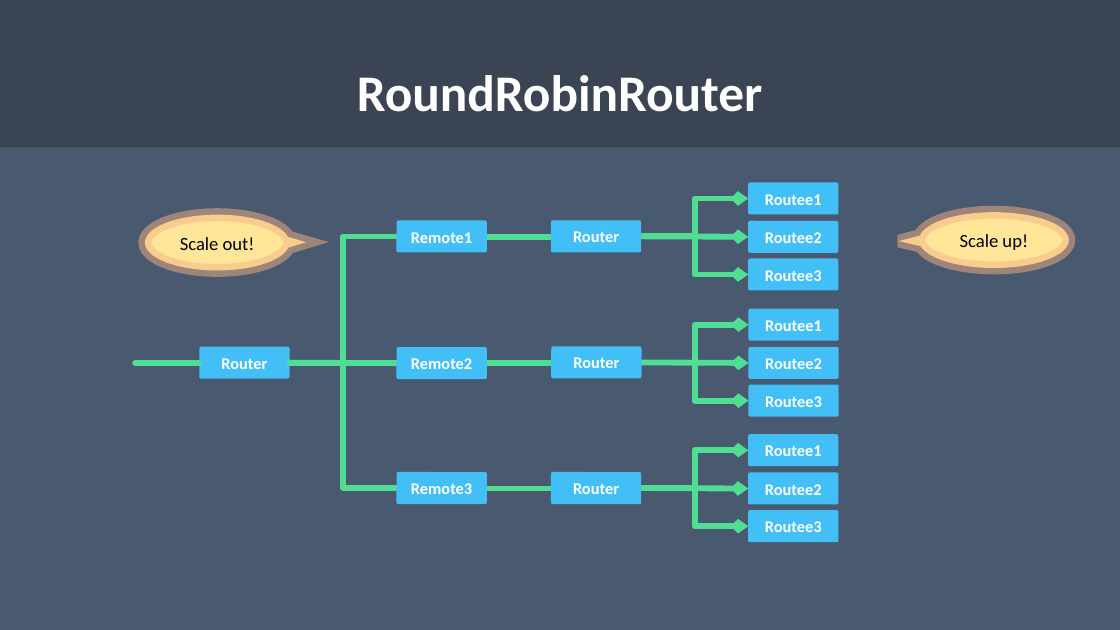
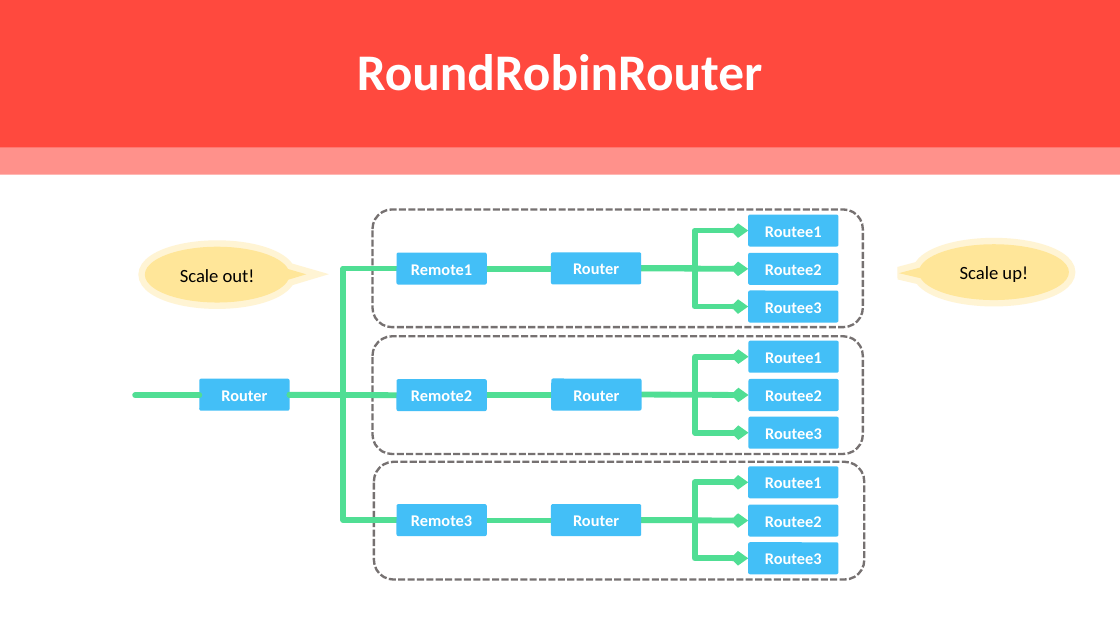
Before and after one commit to rogeralsing/Presentations, a slide deck: slide 28 of ProtoActor/TV4/protoactor.pptx. Drawn at 1120x630 pixels with LibreOffice and Linux fonts; fonts in the diff are those of the drawing. Boxes give left, top, right and bottom in pixels: in the first picture for what was removed or moved away, otherwise in the second. Text is boxed around its words. In the diff, an @@ line names an element or a change of style, - is before the commit and + after.

```diff
--- a/ProtoActor/TV4/protoactor.pptx
+++ b/ProtoActor/TV4/protoactor.pptx
@@ background #485970 to #FFFFFF @@
@@ rounded rectangle at (x1=0, y1=0, x2=1120, y2=147): fill #262626 at 40% opacity to #FF493E @@
@@ title "RoundRobinRouter" moved from (x1=357, y1=75, x2=763, y2=112) to (x1=357, y1=54, x2=763, y2=91) @@
@@ rectangle added at (x1=0, y1=147, x2=1120, y2=175), fill #FF493E at 60% opacity @@
@@ 16 rounded rectangles, 5 lines, 4 elbow arrows, 2 speech bubbles, 2 elbow lines, 2 arrows moved together from (x1=135, y1=177, x2=1070, y2=548) to (x1=135, y1=209, x2=1070, y2=580) @@
@@ fill #485970 at 50% opacity to #FFFFFF at 50% opacity; outline none to #767171 2 pt dashed in 3 elements at (x1=372, y1=336, x2=863, y2=454), (x1=374, y1=462, x2=865, y2=580), (x1=372, y1=209, x2=863, y2=327) @@
@@ speech bubble "Scale out!" at (x1=145, y1=247, x2=289, y2=302): outline #F4B183 11 pt to #FFE699 11 pt @@
@@ 3 rounded rectangles, 2 elbow arrows, 1 arrow moved together from (x1=551, y1=198, x2=839, y2=542) to (x1=551, y1=231, x2=839, y2=575) @@
@@ speech bubble "Scale up!" at (x1=919, y1=245, x2=1070, y2=300): outline #F4B183 11 pt to #FFE699 11 pt @@
```
Also in this commit, not shown: 25 other slides changed, 2 slides removed.
